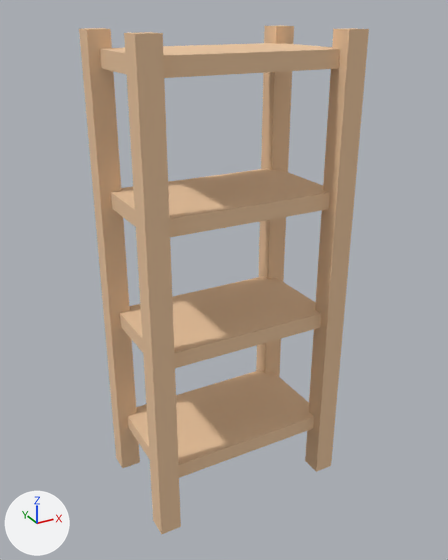
Two versions of the glTF model example_game/world/props/shelf.prop/model.glb, one commit apart.
The view is the same before and after, from a 50 mm lens placed at (-1.045, -1.912, 1.804), pointed at (0.003, -0.006, 0.851). The axes (+X, +Y, +Z) are drawn at lower left. The lights are the same throughout. The older version comes first. Vertices at exactly the same position are counted once.

Objects in the first picture: 'model'.
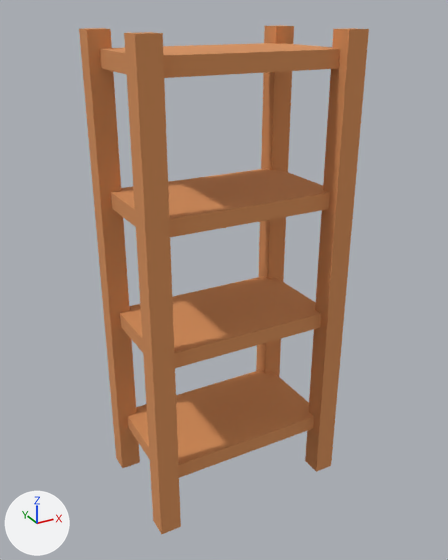
The change in detail:
me_model has 144 vertices, 292 faces and spans x -0.4..0.4, y -0.25..0.25, z -0.02..1.74.
me_model is used by ob_model.
me_model part 1: 292 faces centred in x -0.4..0.4, y -0.25..0.25, z -0.02..1.74 are repainted in the vertex colours; the middle colour goes from beige #edc7a0 to orange #d9915a.

Boxes (x1, y1, x2, y2) around the edits, measured in the pictures (448 x 560 px):
part 1 of me_model, recoloured (beige to orange)
    both: (79, 25, 369, 534)
